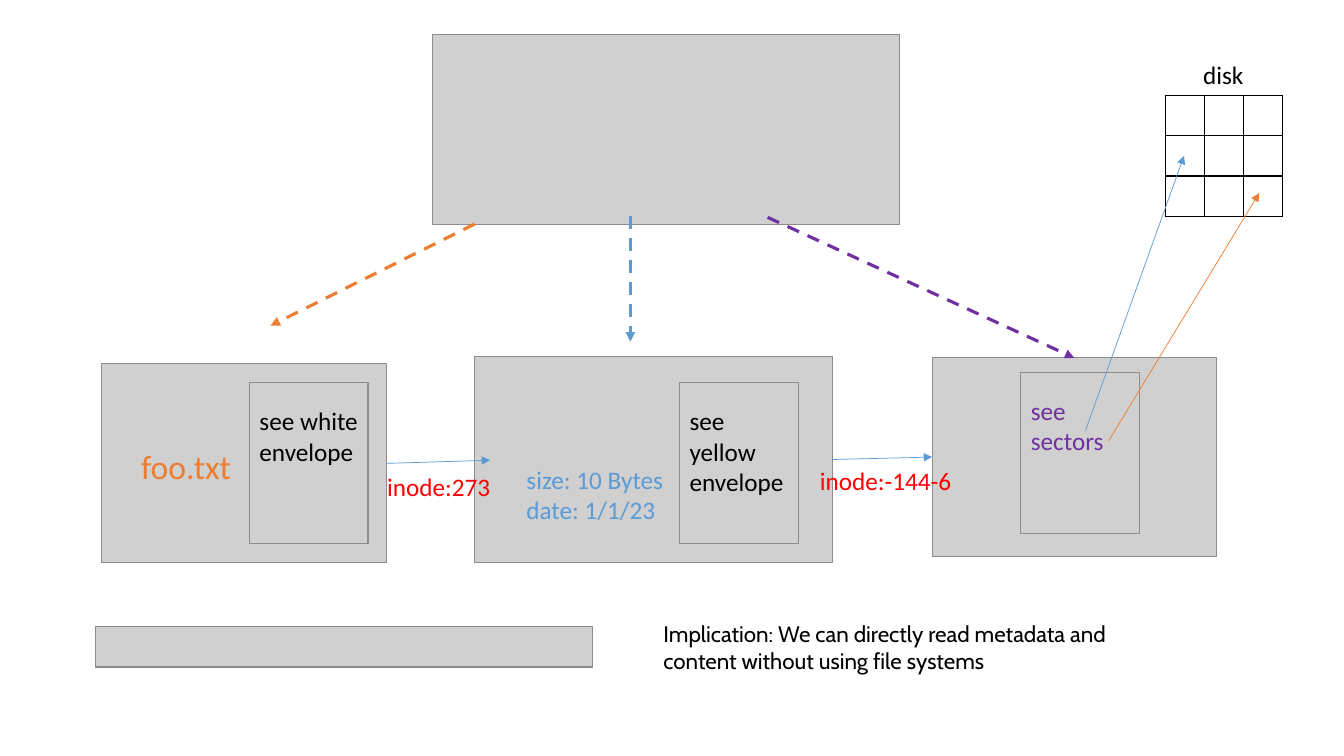
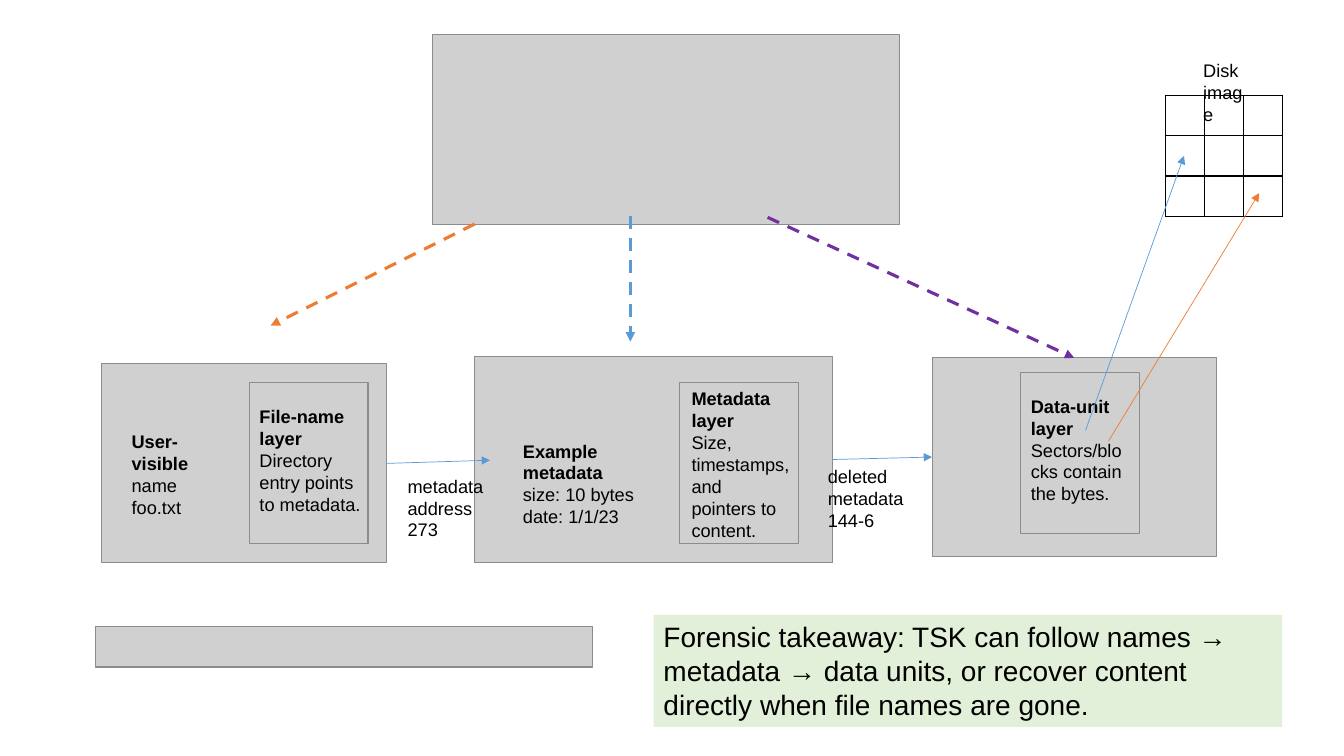
Before and after one commit to frankwxu/Digital-Forensics-Basic-Book, a slide deck: slide 10 of PPTs/Ch7_The_Sleuth_Kit_Tutorial.pptx (slide 8 before the commit). Drawn at 1344x756 pixels with LibreOffice and Linux fonts; fonts in the diff are those of the drawing; grey boxes stand for pictures; background and template pictures are left out. Boxes give left, top, right and bottom in pixels: in the first picture for what was removed or moved away, otherwise in the second. Text is boxed around its words. In the diff, an @@ line names an element or a change of style, - is before the commit and + after.

Commit message:
update Ch7 The Sleuth Kit Tutorial presentation for Digital Forensics

```diff
--- a/PPTs/Ch7_The_Sleuth_Kit_Tutorial.pptx
+++ b/PPTs/Ch7_The_Sleuth_Kit_Tutorial.pptx
@@ text at [1203,63,1238,77]: text changed; size 18 to 13 pt; font Calibri to Arial @@
-disk
+Disk image
@@ text at [259,409,361,511]: text changed; size 18 to 13 pt; font Calibri to Arial @@
-see white envelope
+File-name layer
+Directory entry points to metadata.
@@ text at [692,391,790,537]: text changed; size 18 to 13 pt; font Calibri to Arial @@
-see yellow envelope
+Metadata layer
+Size, timestamps, and pointers to content.
@@ text at [1031,399,1122,504]: text changed; size 18 to 13 pt; font Calibri to Arial; text colour #7030A0 to #000000 @@
-see sectors
+Data-unit layer
+Sectors/blocks contain the bytes.
@@ text at [132,435,189,514]: text changed; size 24 to 13 pt; font Calibri to Arial; text colour #ED7D31 to #000000; bold on @@
-foo.txt
+User-visible name
+foo.txt
@@ text at [523,444,634,523]: text changed; size 18 to 13 pt; font Calibri to Arial; text colour #5B9BD5 to #000000 @@
-size: 10 Bytes
-date: 1/1/23
+Example metadata
+size: 10 bytes
+date: 1/1/23
@@ text at [408,479,484,536]: text changed; size 18 to 13 pt; font Calibri to Arial; text colour #FF0000 to #000000 @@
-inode:273
+metadata address
+273
@@ text at [828,469,904,531]: text changed; size 18 to 13 pt; font Calibri to Arial; text colour #FF0000 to #000000 @@
-inode:-144-6
+deleted metadata
+144-6
@@ rectangle "Forensic takeaway: TSK can follow ...": place and size @@
-rectangle "Forensic takeaway: TSK can follow ..." at [663,625,1106,675]
+rectangle "Forensic takeaway: TSK can follow ..." at [653,615,1282,727]
@@ rectangle "Forensic takeaway: TSK can follow ..." at [653,615,1282,727]: fill none to #E2F0D9 @@
@@ text in rectangle at [663,626,1191,720]: text changed; size 16 to 20 pt; font Cabin to Arial @@
-Implication: We can directly read metadata and content without using file systems
+Forensic takeaway: TSK can follow names → metadata → data units, or recover content directly when file names are gone.
```
Also in this commit, not shown: 37 other slides changed, 4 slides added, 1 slide removed.
